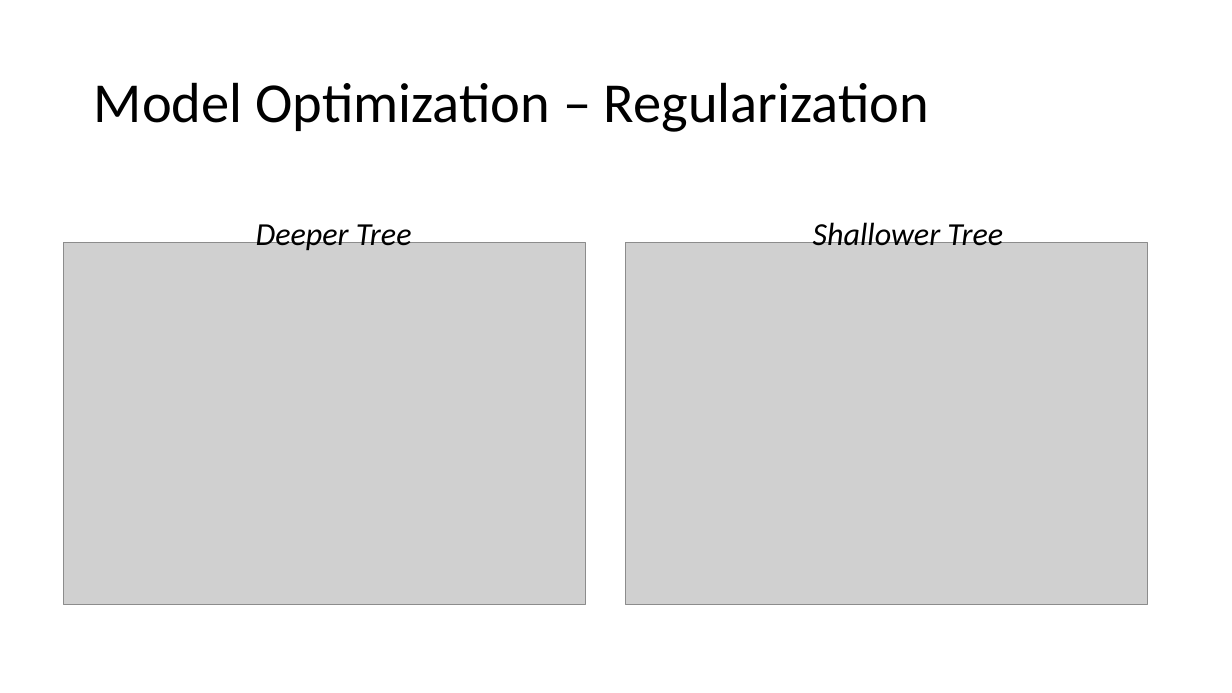
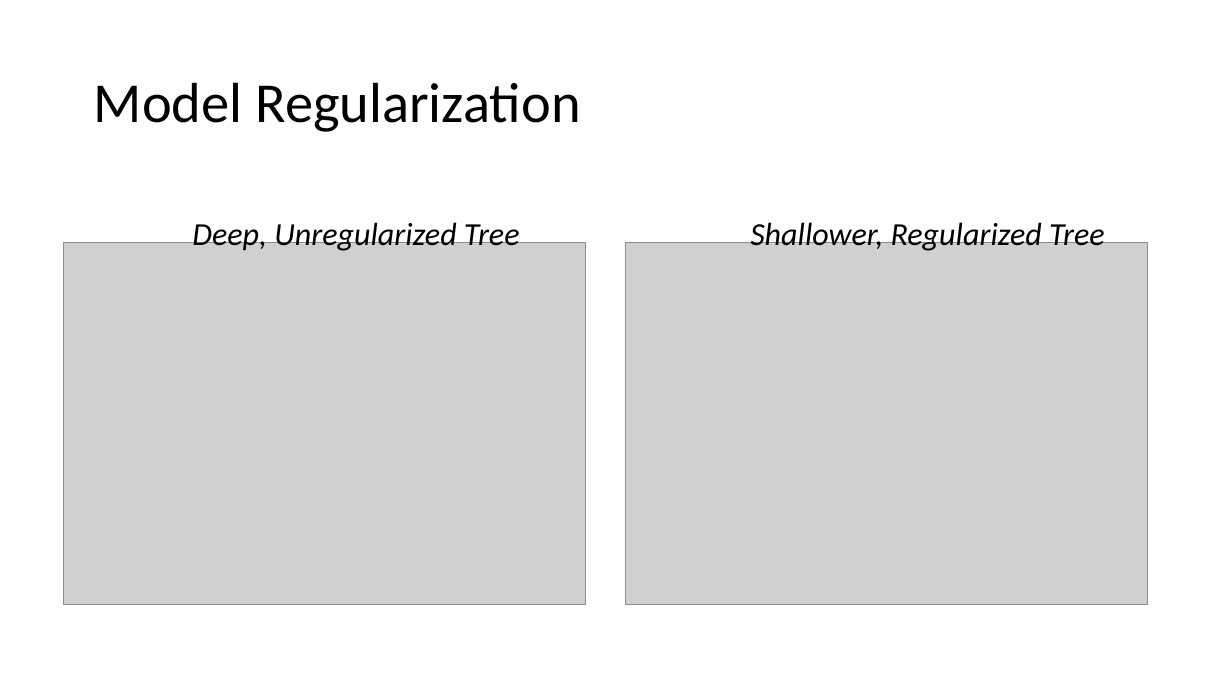
Before and after one commit to silburt/RF_DeepDive, a slide deck: slide 32 of presentation.pptx (slide 29 before the commit). Drawn at 1232x693 pixels with LibreOffice and Linux fonts; fonts in the diff are those of the drawing; grey boxes stand for pictures. Boxes give left, top, right and bottom in pixels: in the first picture for what was removed or moved away, otherwise in the second. Text is boxed around its words. In the diff, an @@ line names an element or a change of style, - is before the commit and + after.

Commit message:
presentation edits

```diff
--- a/presentation.pptx
+++ b/presentation.pptx
@@ title at <box>94,82,580,132</box>: text changed @@
-Model Optimization – Regularization
+Model Regularization
@@ text at <box>192,222,520,253</box>: text changed @@
-Deeper Tree
+Deep, Unregularized Tree
@@ text at <box>750,218,1105,251</box>: text changed @@
-Shallower Tree
+Shallower, Regularized Tree
```
Also in this commit, not shown: 6 other slides changed, 4 slides added, 4 other files.
